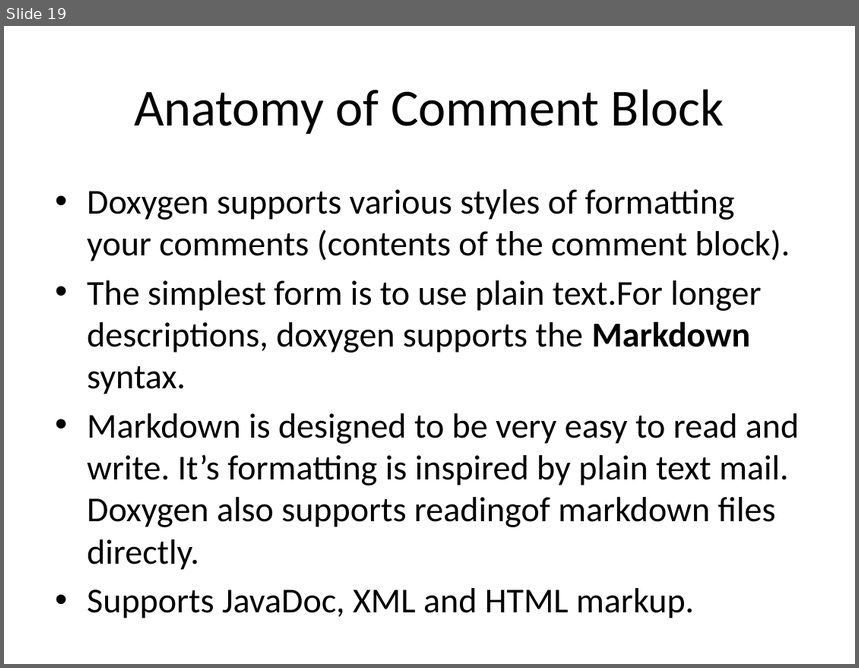
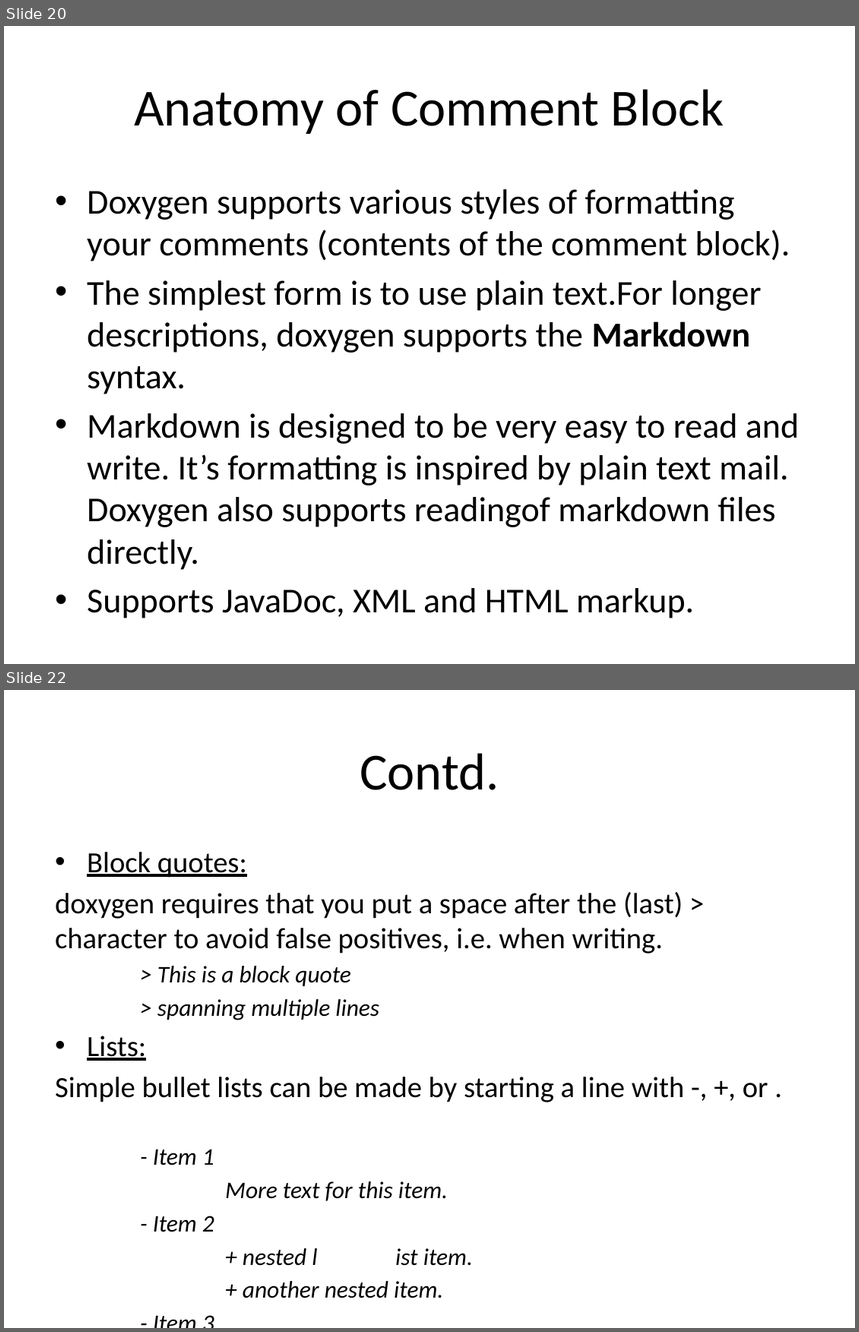
Before and after one commit to rongpt/trygit, a slide deck: Doxygen.pptx. Shown one above the other, each under a label of ours: slide 19 before the commit, slides 20 and 22 after it; the slides between them are not shown. The pictures are 859x668 and 859x1332 pixels, drawn with LibreOffice and Linux fonts; fonts in the diff are those of the drawing. Boxes give left, top, right and bottom in pixels: in the first picture for what was removed or moved away, otherwise in the second. Text is boxed around its words. In the diff, an @@ line names an element or a change of style, - is before the commit and + after.

```diff
--- a/Doxygen.pptx
+++ b/Doxygen.pptx
@@ slide 22 added at (4,690,855,1328), background #FFFFFF @@
@@ title added at (360,753,499,790), 44 pt, text #000000 @@
+Contd.
@@ text added at (55,852,769,1299), 24.8 pt, text #000000 @@
+• Block quotes:
+doxygen requires that you put a space after the (last) > character to avoid false positives, i.e. when writing.
+> This is a block quote
+> spanning multiple lines
+• Lists:
+Simple bullet lists can be made by starting a line with -, +, or .
+- Item 1
+More text for this item.
+- Item 2
++ nested l ist item.
++ another nested item.
+- Item 3
@@ what was slide 19 is now slide 20 @@
```
Also in this commit, not shown: 4 slides changed, 7 other slides added, 1 slide removed.
